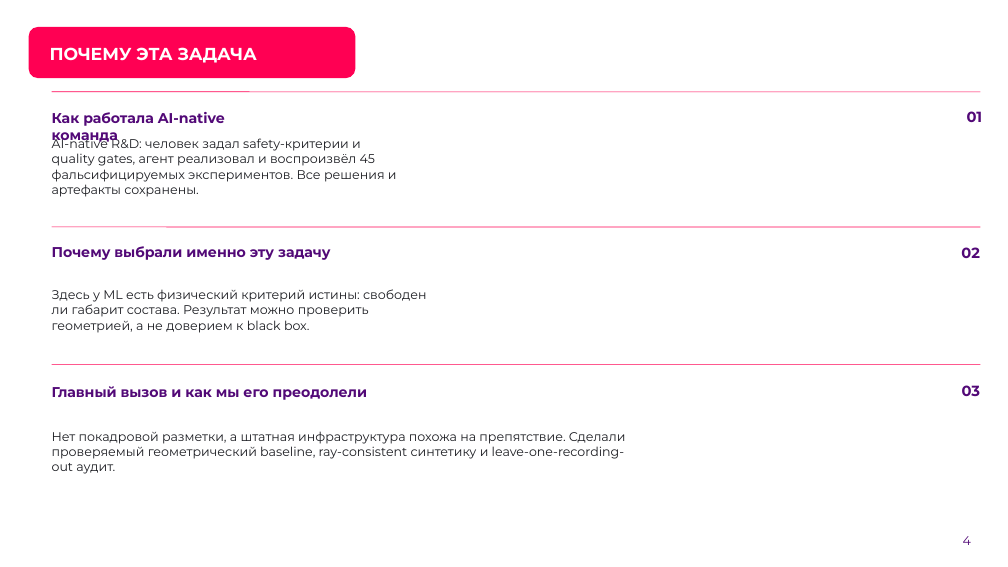
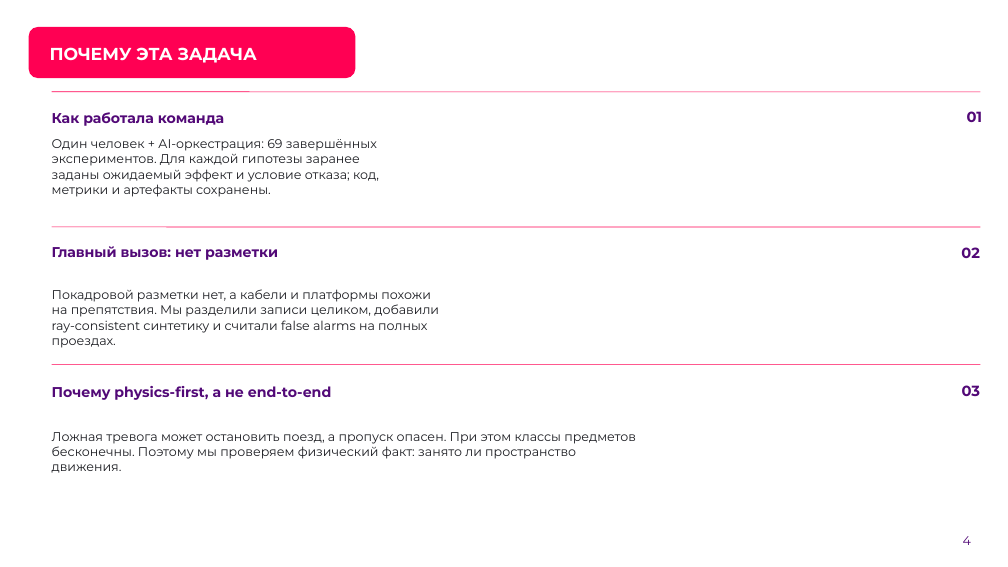
Before and after one commit to KirpaDmitriy/metroguard-lct2026, a slide deck: slide 4 of presentation/MetroGuard_LCT2026_Submission.pptx. Drawn at 1008x567 pixels with LibreOffice and Linux fonts; fonts in the diff are those of the drawing; background and template pictures are left out. Boxes give left, top, right and bottom in pixels: in the first picture for what was removed or moved away, otherwise in the second. Text is boxed around its words. In the diff, an @@ line names an element or a change of style, - is before the commit and + after.

```diff
--- a/presentation/MetroGuard_LCT2026_Submission.pptx
+++ b/presentation/MetroGuard_LCT2026_Submission.pptx
@@ text at (52, 112, 224, 126): text changed @@
-Как работала AI-native команда
+Как работала команда
@@ text at (52, 139, 379, 197): text changed @@
-AI-native R&D: человек задал safety-критерии и quality gates, агент реализовал и воспроизвёл 45 фальсифицируемых экспериментов. Все решения и артефакты сохранены.
+Один человек + AI-оркестрация: 69 завершённых экспериментов. Для каждой гипотезы заранее заданы ожидаемый эффект и условие отказа; код, метрики и артефакты сохранены.
@@ text at (52, 246, 278, 260): text changed @@
-Почему выбрали именно эту задачу
+Главный вызов: нет разметки
@@ text at (52, 289, 439, 348): text changed @@
-Здесь у ML есть физический критерий истины: свободен ли габарит состава. Результат можно проверить геометрией, а не доверием к black box.
+Покадровой разметки нет, а кабели и платформы похожи на препятствия. Мы разделили записи целиком, добавили ray-consistent синтетику и считали false alarms на полных проездах.
@@ text at (52, 386, 331, 400): text changed @@
-Главный вызов и как мы его преодолели
+Почему physics-first, а не end-to-end
@@ text at (52, 432, 636, 473): text changed @@
-Нет покадровой разметки, а штатная инфраструктура похожа на препятствие. Сделали проверяемый геометрический baseline, ray-consistent синтетику и leave-one-recording-out аудит.
+Ложная тревога может остановить поезд, а пропуск опасен. При этом классы предметов бесконечны. Поэтому мы проверяем физический факт: занято ли пространство движения.
```
Also in this commit, not shown: 9 other slides changed, 2 slides added, 2 slides removed.
